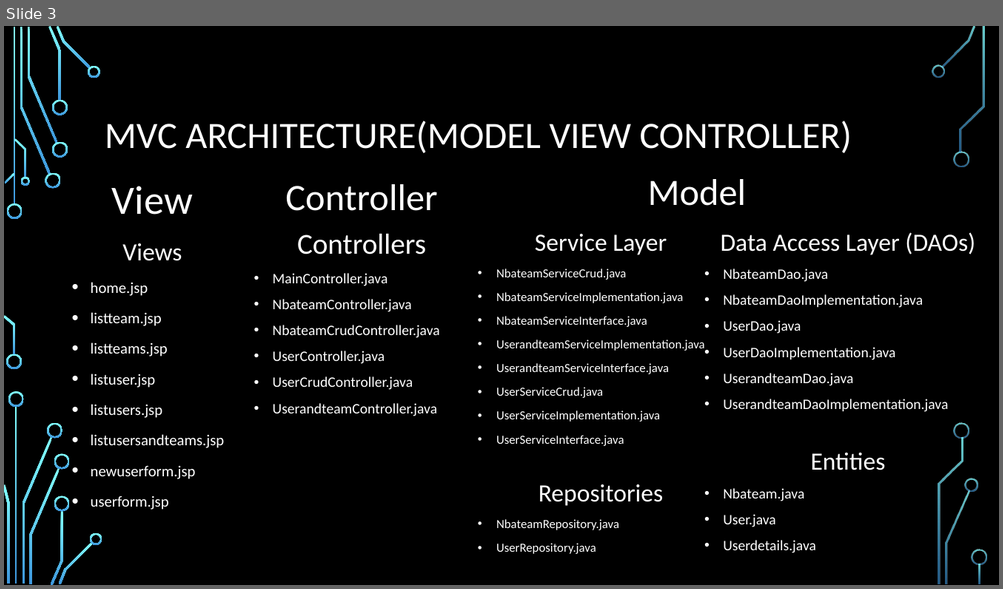
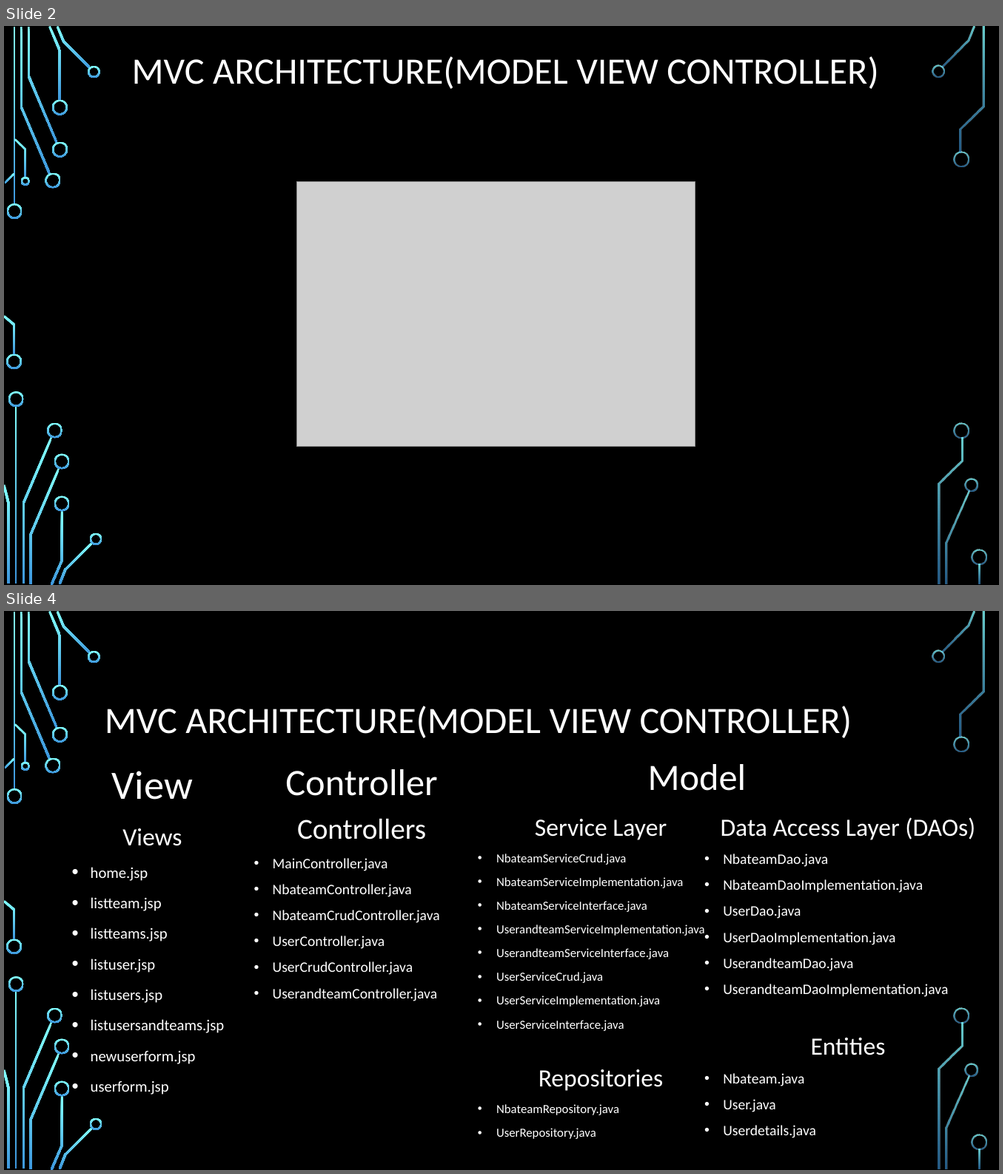
Before and after one commit to damkalan-ntua/damkalanfinalproject, a slide deck: docs/damkalan- Εργασια ΝΒΑ api.pptx. Shown one above the other, each under a label of ours: slide 3 before the commit, slides 2 and 4 after it; the slides between them are not shown. The pictures are 1003x589 and 1003x1174 pixels, drawn with LibreOffice and Linux fonts; fonts in the diff are those of the drawing; grey boxes stand for pictures; background and template pictures are left out. Boxes give left, top, right and bottom in pixels: in the first picture for what was removed or moved away, otherwise in the second. Text is boxed around its words. In the diff, an @@ line names an element or a change of style, - is before the commit and + after.

```diff
--- a/docs/damkalan- Εργασια ΝΒΑ api.pptx
+++ b/docs/damkalan- Εργασια ΝΒΑ api.pptx
@@ slide 2 added at (x1=4, y1=26, x2=999, y2=585), background picture (left out); not listed: 36 template elements that a slide beside it also shows @@
@@ text added at (x1=132, y1=56, x2=879, y2=89), 36 pt, text #FFFFFF @@
+MVC ARCHITECTURE(MODEL VIEW CONTROLLER)
@@ picture added at (x1=297, y1=182, x2=695, y2=447) @@
@@ what was slide 3 is now slide 4 @@
```
Also in this commit, not shown: 2 slides changed.
